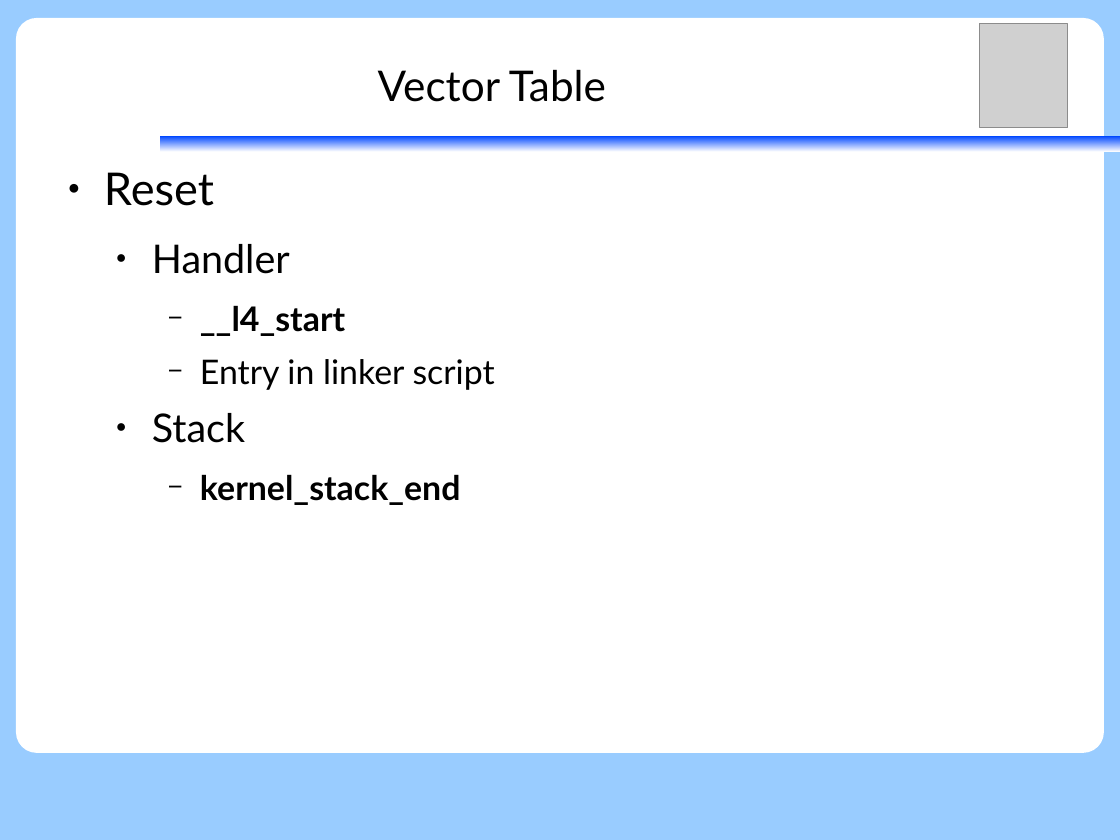
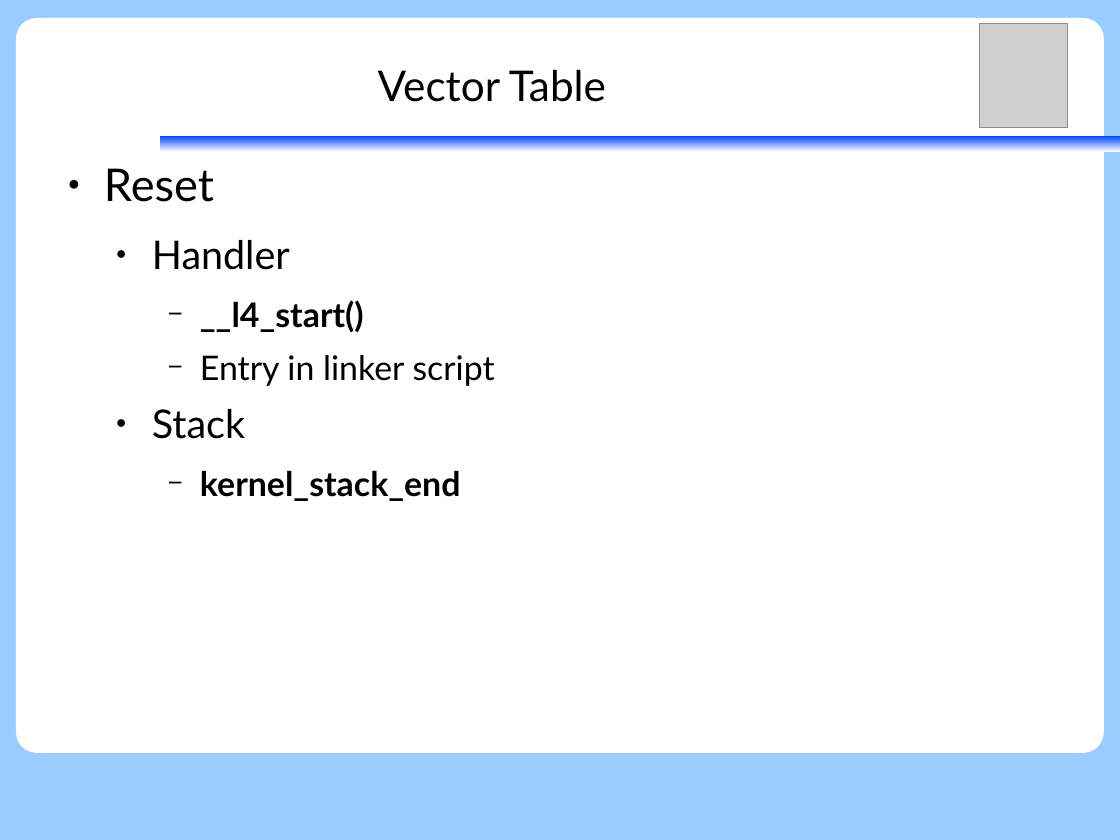
Before and after one commit to vh21/documents, a slide deck: slide 14 of ukernel/f9-microkernel-mcu-integration.odp (slide 8 before the commit). Drawn at 1120x840 pixels with LibreOffice and Linux fonts; fonts in the diff are those of the drawing; grey boxes stand for pictures. Boxes give left, top, right and bottom in pixels: in the first picture for what was removed or moved away, otherwise in the second. Text is boxed around its words. In the diff, an @@ line names an element or a change of style, - is before the commit and + after.

```diff
--- a/ukernel/f9-microkernel-mcu-integration.odp
+++ b/ukernel/f9-microkernel-mcu-integration.odp
@@ text at box(200, 300, 364, 332): text changed @@
-    − __l4_start
+    − __l4_start()
```
Also in this commit, not shown: 7 other slides changed, 7 slides added, 3 slides removed.
